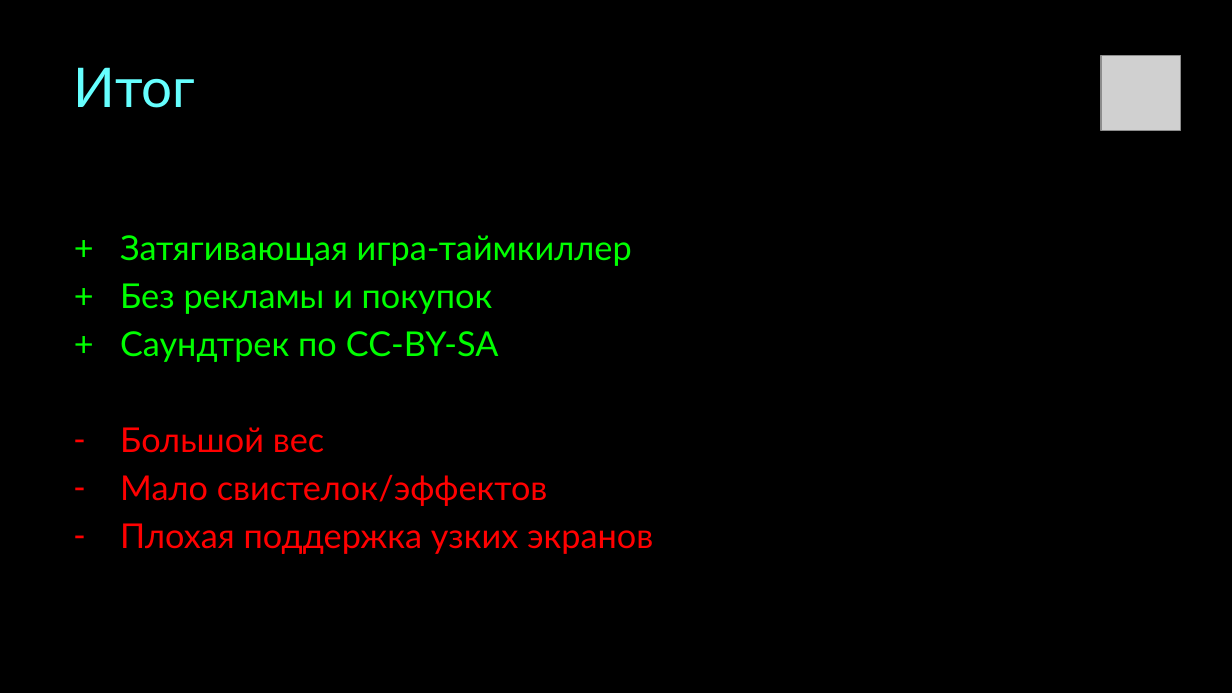
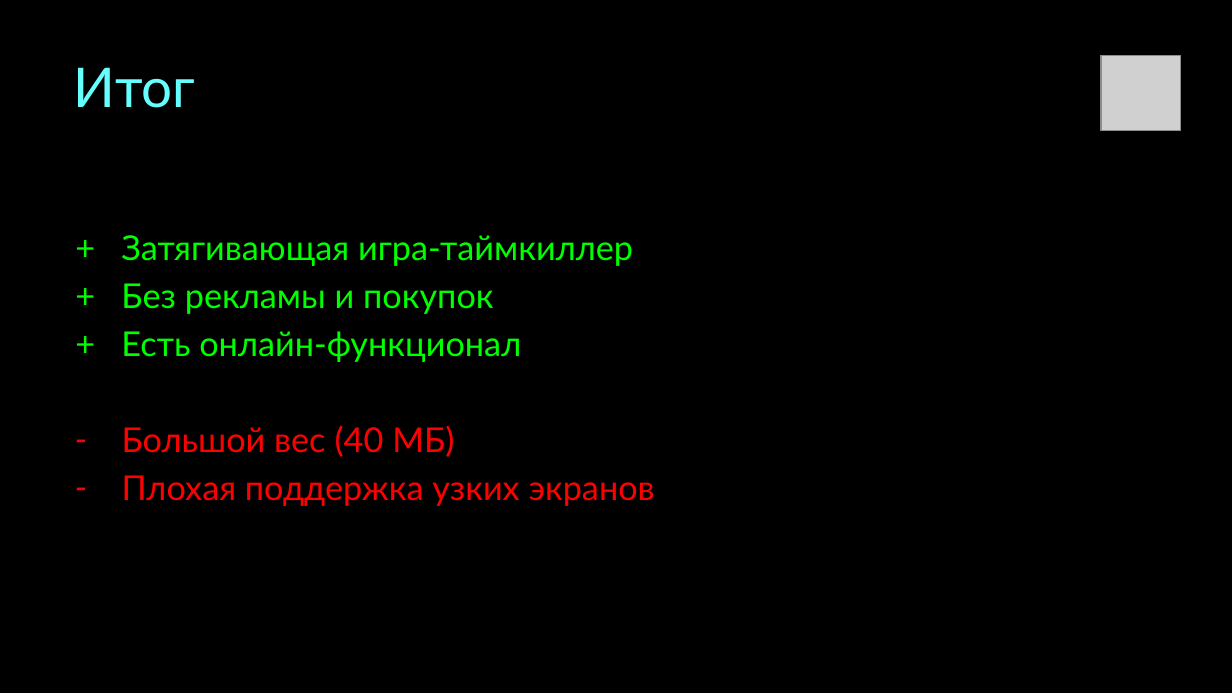
Before and after one commit to cubecrusher/Trance6-2, a slide deck: slide 10 of trjr.pptx. Drawn at 1232x693 pixels with LibreOffice and Linux fonts; fonts in the diff are those of the drawing; grey boxes stand for pictures. Boxes give left, top, right and bottom in pixels: in the first picture for what was removed or moved away, otherwise in the second. Text is boxed around its words. In the diff, an @@ line names an element or a change of style, - is before the commit and + after.

```diff
--- a/trjr.pptx
+++ b/trjr.pptx
@@ text at [121,331,521,457]: text changed; text colour #FF0000 to #00FF00 @@
-+ Саундтрек по CC-BY-SA
-– Большой вес
-– Мало свистелок/эффектов
++ Есть онлайн-функционал
+– Большой вес (40 МБ)
```
Also in this commit, not shown: 8 other slides changed, 2 slides added, 2 slides removed.
